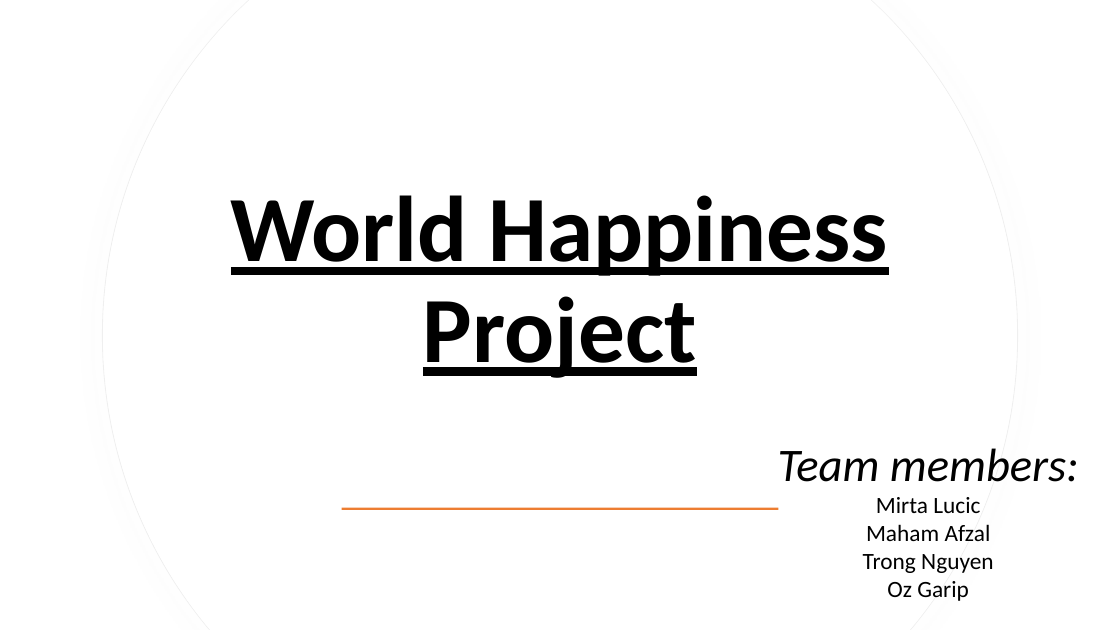
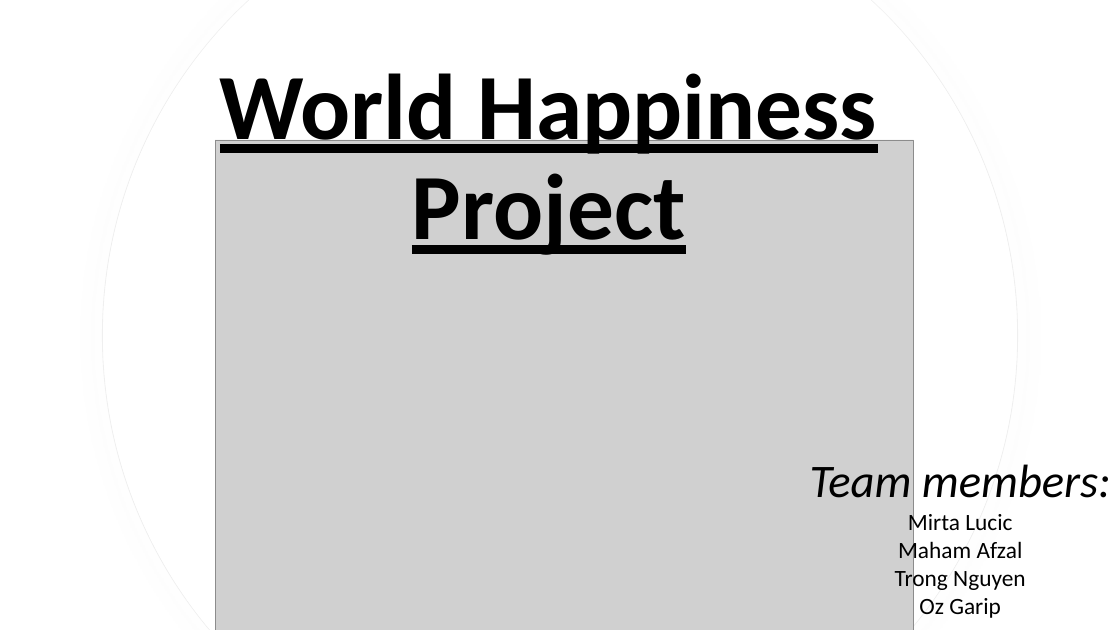
Before and after one commit to ouzgrp/Final-Project, a slide deck: slide 1 of Presentation_World_Happiness.pptx. Drawn at 1120x630 pixels with LibreOffice and Linux fonts; fonts in the diff are those of the drawing; grey boxes stand for pictures. Boxes give left, top, right and bottom in pixels: in the first picture for what was removed or moved away, otherwise in the second. Text is boxed around its words. In the diff, an @@ line names an element or a change of style, - is before the commit and + after.

```diff
--- a/Presentation_World_Happiness.pptx
+++ b/Presentation_World_Happiness.pptx
@@ title "World Happiness Project" rewrapped from (x1=231, y1=195, x2=888, y2=378) to (x1=220, y1=61, x2=877, y2=255) @@
@@ picture added at (x1=215, y1=140, x2=914, y2=630) @@
@@ subtitle "Team members:" moved from (x1=778, y1=448, x2=1079, y2=601) to (x1=810, y1=464, x2=1111, y2=618) @@
@@ rectangle removed at (x1=342, y1=507, x2=779, y2=510) @@
```
Also in this commit, not shown: 2 other slides changed, 1 other file.
